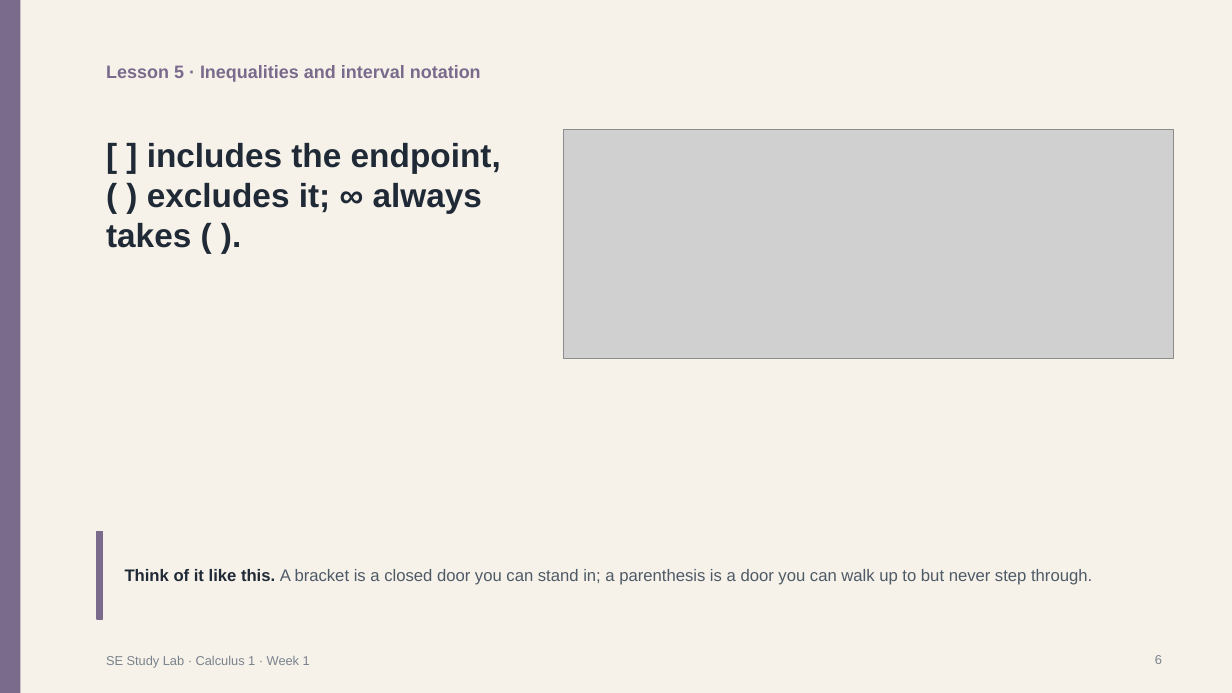
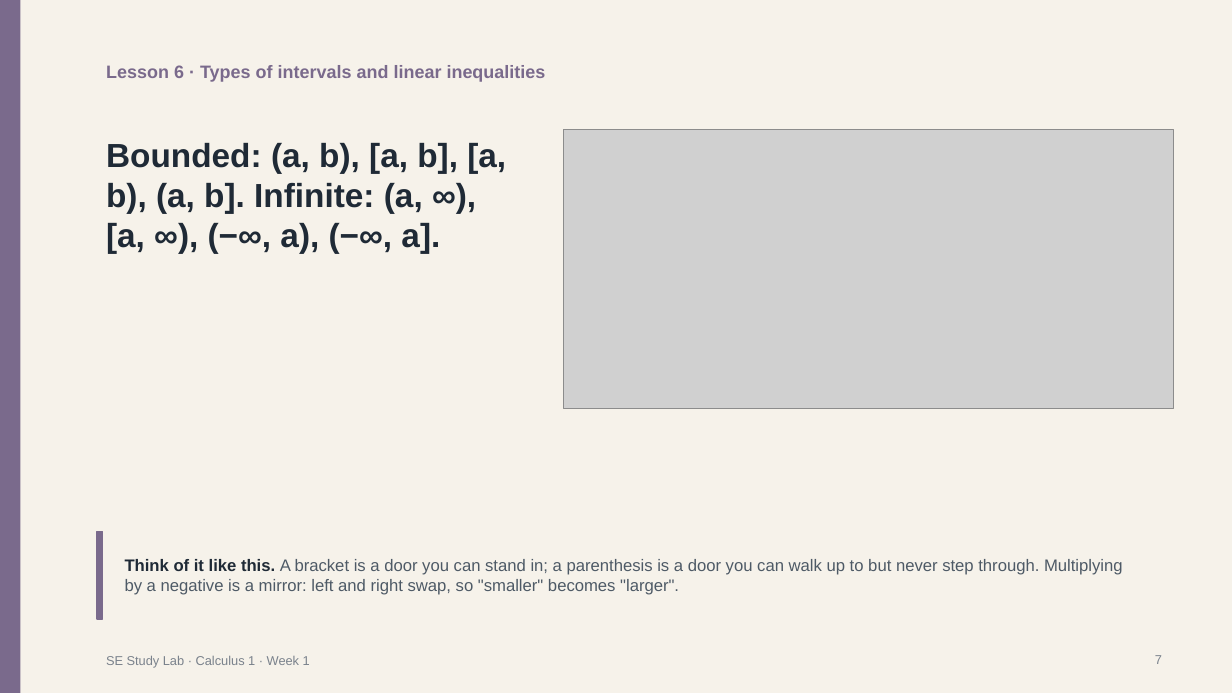
Before and after one commit to jdswe/se-study-lab, a slide deck: slide 7 of public/downloads/en/y1-t1-m3-calc-w1/slides.pptx (slide 6 before the commit). Drawn at 1232x693 pixels with LibreOffice and Linux fonts; fonts in the diff are those of the drawing; grey boxes stand for pictures. Boxes give left, top, right and bottom in pixels: in the first picture for what was removed or moved away, otherwise in the second. Text is boxed around its words. In the diff, an @@ line names an element or a change of style, - is before the commit and + after.

```diff
--- a/public/downloads/en/y1-t1-m3-calc-w1/slides.pptx
+++ b/public/downloads/en/y1-t1-m3-calc-w1/slides.pptx
@@ text at bbox=[106, 65, 546, 82]: text changed @@
-Lesson 5 · Inequalities and interval notation
+Lesson 6 · Types of intervals and linear inequalities
@@ text at bbox=[106, 143, 506, 253]: text changed @@
-[ ] includes the endpoint, ( ) excludes it; ∞ always takes ( ).
+Bounded: (a, b), [a, b], [a, b), (a, b]. Infinite: (a, ∞), [a, ∞), (−∞, a), (−∞, a].
@@ picture: place and size @@
-picture at bbox=[564, 129, 1174, 359]
+picture at bbox=[564, 129, 1174, 409]
@@ text at bbox=[125, 559, 1123, 595]: text changed @@
-Think of it like this. A bracket is a closed door you can stand in; a parenthesis is a door you can walk up to but never step through.
+Think of it like this. A bracket is a door you can stand in; a parenthesis is a door you can walk up to but never step through. Multiplying by a negative is a mirror: left and right swap, so "smaller" becomes "larger".
@@ page number at bbox=[1155, 655, 1162, 664]: text changed @@
-6
+7
```
Also in this commit, not shown: 8 other slides changed, 2 slides added, 2 slides removed, 47 other files.
